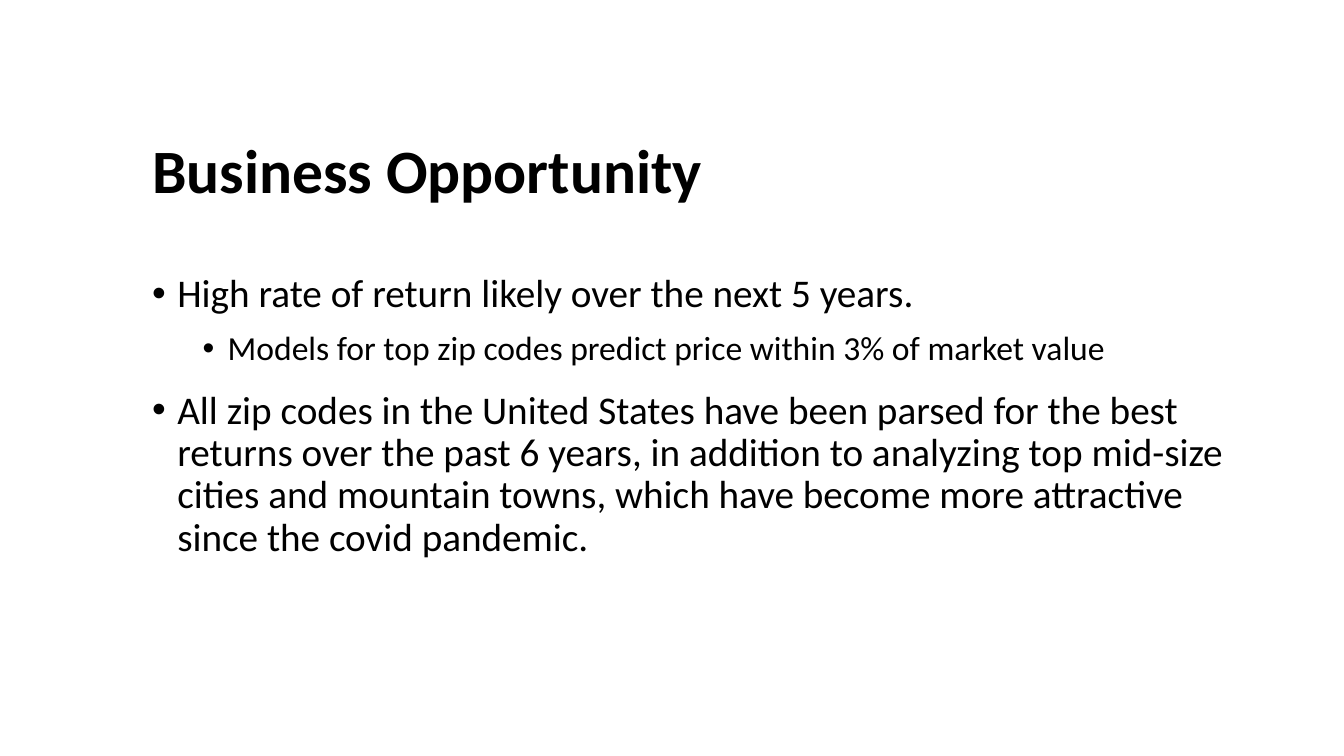
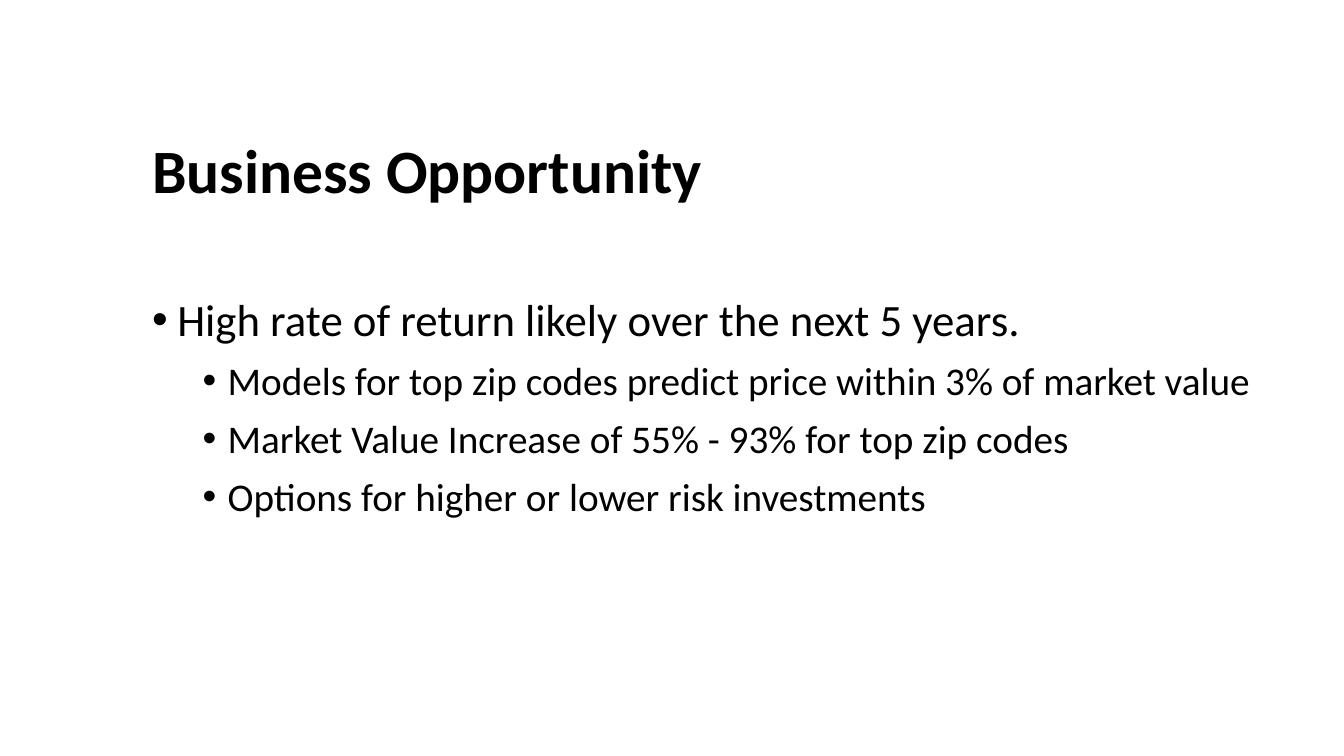
Before and after one commit to jpetoskey/Zillow_Time_Series, a slide deck: slide 3 of Real Estate Investment - Top Zip Codespptx.pptx. Drawn at 1344x756 pixels with LibreOffice and Linux fonts; fonts in the diff are those of the drawing. Boxes give left, top, right and bottom in pixels: in the first picture for what was removed or moved away, otherwise in the second. Text is boxed around its words. In the diff, an @@ line names an element or a change of style, - is before the commit and + after.

Commit message:
PPT updates

```diff
--- a/Real Estate Investment - Top Zip Codespptx.pptx
+++ b/Real Estate Investment - Top Zip Codespptx.pptx
@@ text "High rate of return likely ...": place and size @@
-text "High rate of return likely ..." at [177, 279, 1223, 558]
+text "High rate of return likely ..." at [177, 305, 1250, 518]
@@ text at [177, 305, 1250, 402]: size 28 to 32 pt in "High rate of return likely over the ..."; size 24 to 28 pt in "Models for top zip codes predict price ..." @@
@@ text at [228, 425, 1068, 518]: text changed @@
-• All zip codes in the United States have been parsed for the best returns over the past 6 years, in addition to analyzing top mid-size cities and mountain towns, which have become more attractive since the covid pandemic.
+  • Market Value Increase of 55% - 93% for top zip codes
+  • Options for higher or lower risk investments
```
Also in this commit, not shown: 1 other slide changed, 1 other file.
